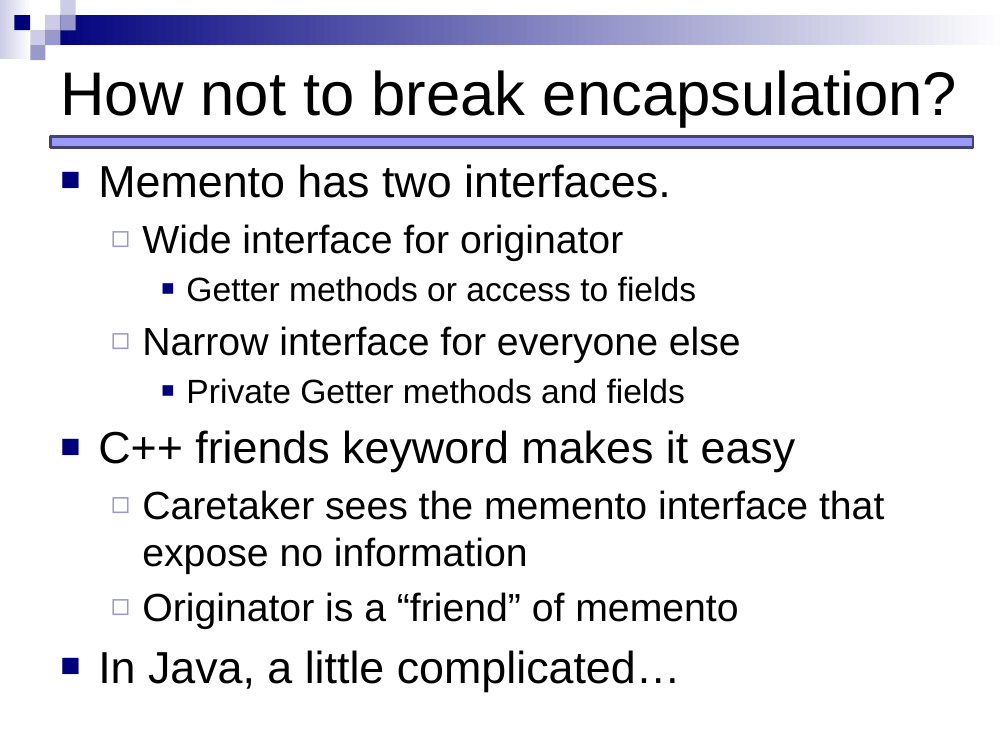
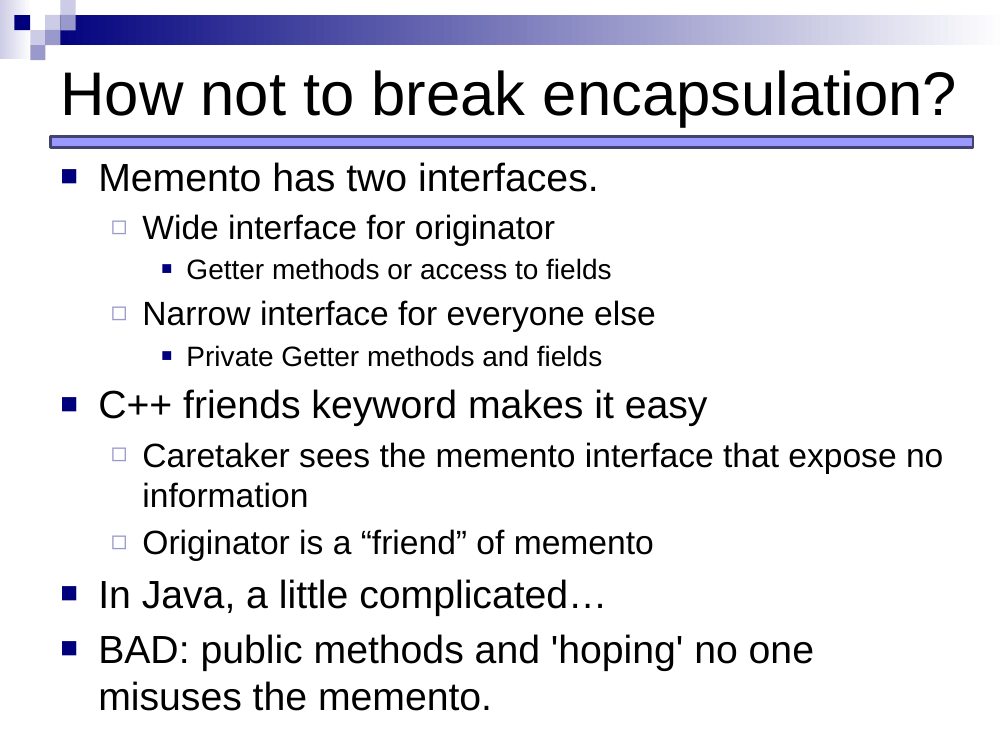
Before and after one commit to JCEleanor/CSCI-598-notes, a slide deck: slide 59 of lecture-slides/Behavioral_command_memento.pptx. Drawn at 1008x756 pixels with LibreOffice and Linux fonts; fonts in the diff are those of the drawing. Boxes give left, top, right and bottom in pixels: in the first picture for what was removed or moved away, otherwise in the second. Text is boxed around its words. In the diff, an @@ line names an element or a change of style, - is before the commit and + after.

```diff
--- a/lecture-slides/Behavioral_command_memento.pptx
+++ b/lecture-slides/Behavioral_command_memento.pptx
@@ text at [98,162,943,616]: size 32 to 28 pt in "Memento has two interfaces.", "C++ friends keyword makes it easy", "In Java, a little complicated…"; size 28 to 24 pt in "Wide interface for originator", "Narrow interface for everyone else", "Caretaker sees the memento interface that expose ...", "Originator is a “friend” of memento"; size 24 to 20 pt in "Getter methods or access to fields", "Private Getter methods and fields" @@
@@ text at [98,634,814,671]: paragraph added @@
+■ BAD: public methods and 'hoping' no one misuses the memento.
```
Also in this commit, not shown: 25 other slides changed, 1 slide added, 4 other files.
